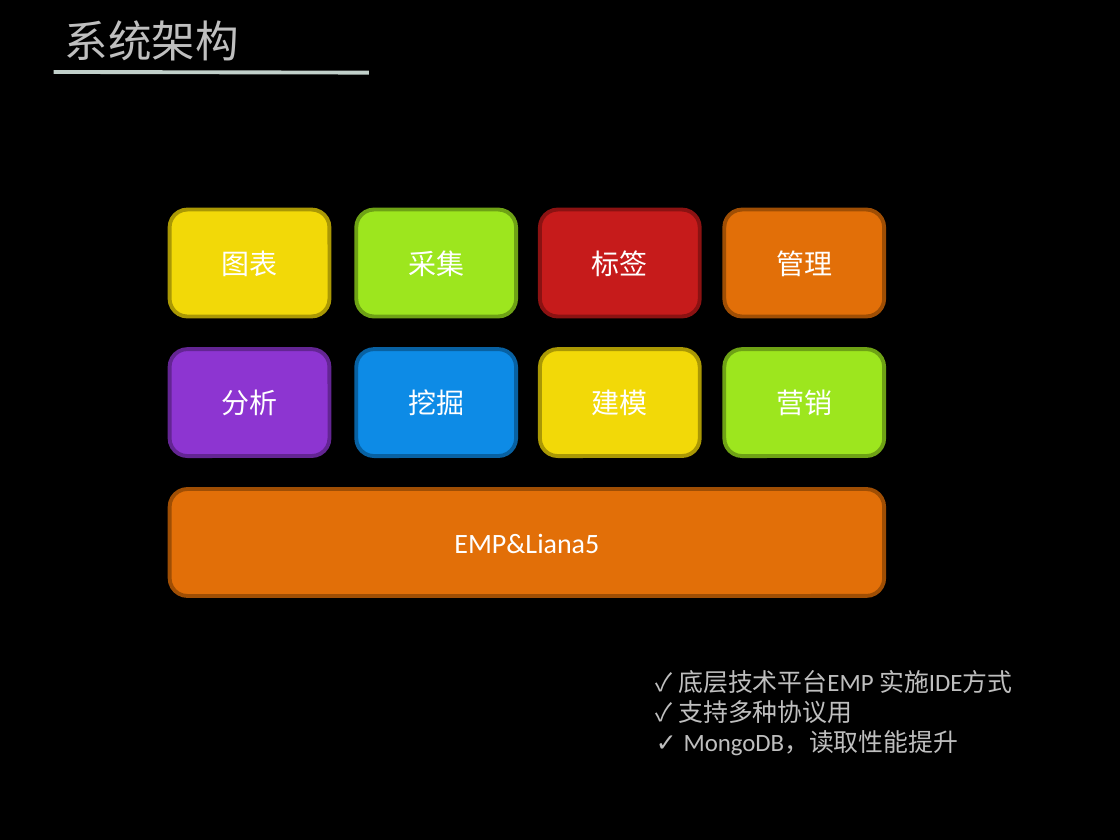
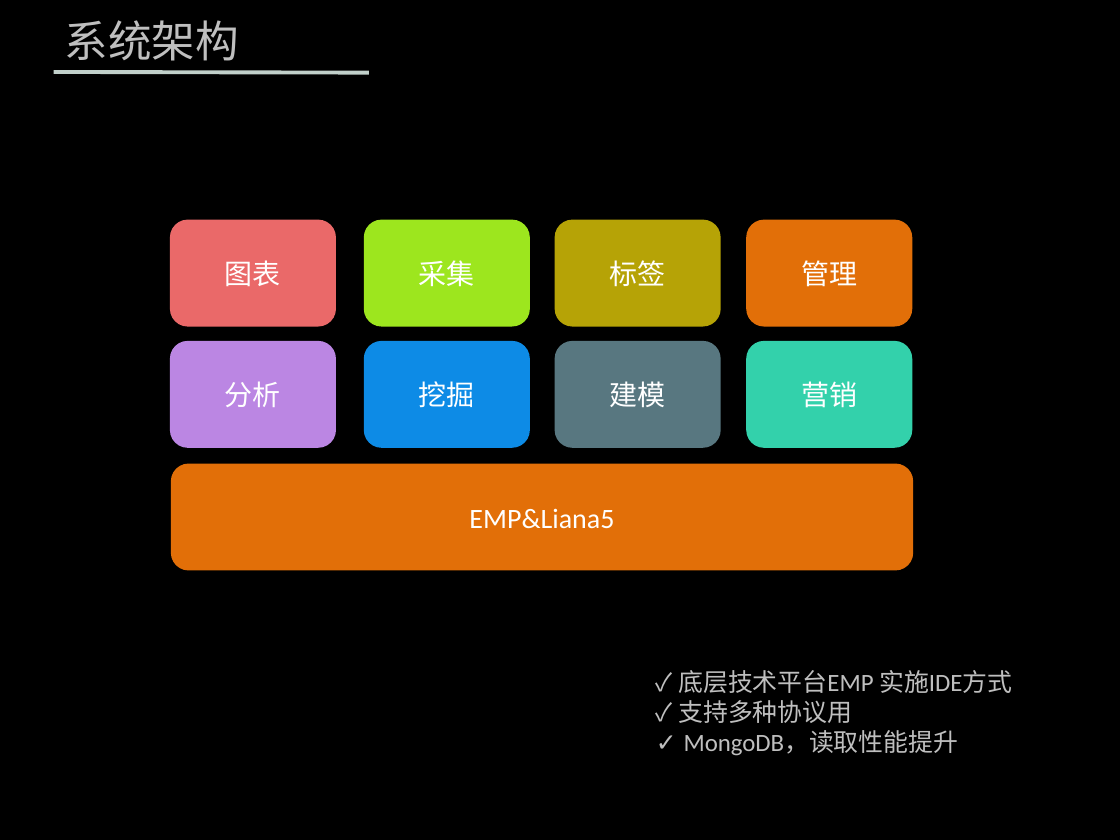
Before and after one commit to zhenghong/UBP, a slide deck: slide 7 of 营销.pptx (slide 6 before the commit). Drawn at 1120x840 pixels with LibreOffice and Linux fonts; fonts in the diff are those of the drawing; background and template pictures are left out. Boxes give left, top, right and bottom in pixels: in the first picture for what was removed or moved away, otherwise in the second. Text is boxed around its words. In the diff, an @@ line names an element or a change of style, - is before the commit and + after.

```diff
--- a/营销.pptx
+++ b/营销.pptx
@@ rounded rectangle "图表": place and size @@
-rounded rectangle "图表" at <box>169,209,329,317</box>
+rounded rectangle "图表" at <box>170,220,336,327</box>
@@ rounded rectangle "图表" at <box>170,220,336,327</box>: fill #F2D908 to #EA6969; outline #AB9A06 2.5 pt to none @@
@@ rounded rectangle "采集": place and size @@
-rounded rectangle "采集" at <box>356,209,516,317</box>
+rounded rectangle "采集" at <box>364,220,530,327</box>
@@ rounded rectangle "采集" at <box>364,220,530,327</box>: outline #6FA215 2.5 pt to none @@
@@ rounded rectangle "标签": place and size @@
-rounded rectangle "标签" at <box>540,209,700,317</box>
+rounded rectangle "标签" at <box>554,220,720,327</box>
@@ rounded rectangle "标签" at <box>554,220,720,327</box>: fill #C61B1B to #B5A306; outline #8B1313 2.5 pt to none @@
@@ rounded rectangle "管理": place and size @@
-rounded rectangle "管理" at <box>725,209,885,317</box>
+rounded rectangle "管理" at <box>746,220,912,327</box>
@@ rounded rectangle "管理" at <box>746,220,912,327</box>: outline #A04E06 2.5 pt to none @@
@@ rounded rectangle "分析": place and size @@
-rounded rectangle "分析" at <box>169,349,329,457</box>
+rounded rectangle "分析" at <box>170,340,336,448</box>
@@ rounded rectangle "分析" at <box>170,340,336,448</box>: fill #8D35D1 to #BB86E3; outline #632594 2.5 pt to none @@
@@ rounded rectangle "挖掘": place and size @@
-rounded rectangle "挖掘" at <box>356,349,516,457</box>
+rounded rectangle "挖掘" at <box>364,340,530,448</box>
@@ rounded rectangle "挖掘" at <box>364,340,530,448</box>: outline #0A62A2 2.5 pt to none @@
@@ rounded rectangle "建模": place and size @@
-rounded rectangle "建模" at <box>540,349,700,457</box>
+rounded rectangle "建模" at <box>554,340,720,448</box>
@@ rounded rectangle "建模" at <box>554,340,720,448</box>: fill #F2D908 to #587780; outline #AB9A06 2.5 pt to none @@
@@ rounded rectangle "营销": place and size @@
-rounded rectangle "营销" at <box>725,349,885,457</box>
+rounded rectangle "营销" at <box>746,340,912,448</box>
@@ rounded rectangle "营销" at <box>746,340,912,448</box>: fill #9DE61E to #33D1AB; outline #6FA215 2.5 pt to none @@
@@ rounded rectangle "EMP&Liana5" at <box>171,464,914,571</box>: outline #A04E06 2.5 pt to none @@
@@ rounded rectangle "EMP&Liana5": place and size @@
-rounded rectangle "EMP&Liana5" at <box>169,489,884,597</box>
+rounded rectangle "EMP&Liana5" at <box>171,464,914,571</box>
```
Also in this commit, not shown: 4 other slides changed, 1 slide added, 1 slide removed.
